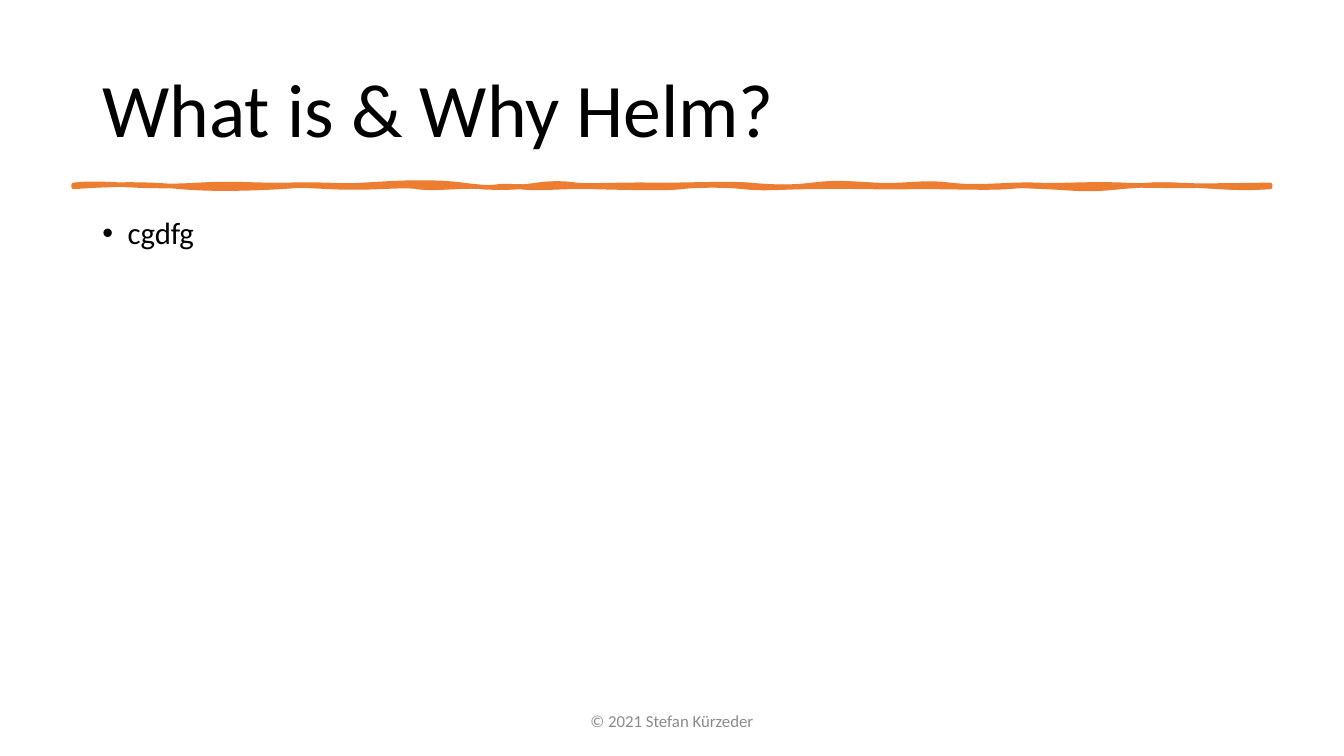
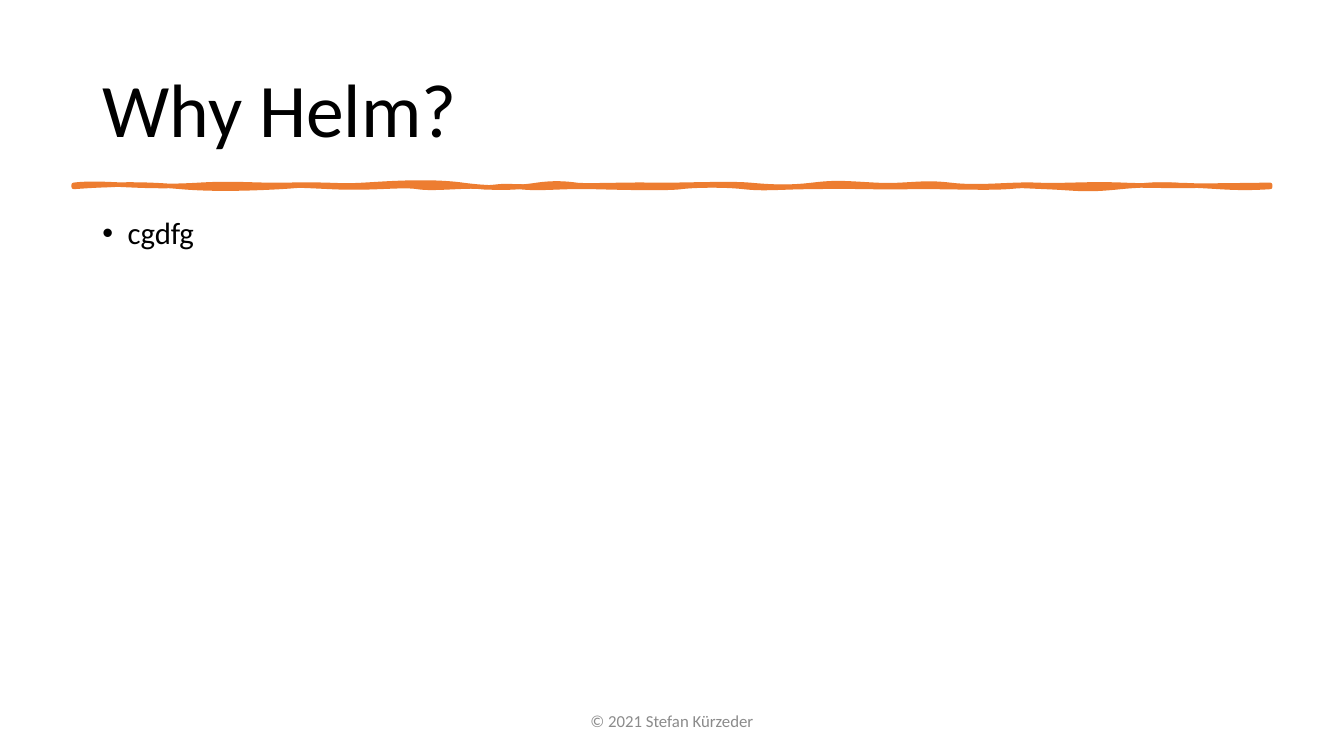
Before and after one commit to StiviiK/helm-handson, a slide deck: slide 4 of docs/Presentation-Helm.pptx (slide 3 before the commit). Drawn at 1344x756 pixels with LibreOffice and Linux fonts; fonts in the diff are those of the drawing. Boxes give left, top, right and bottom in pixels: in the first picture for what was removed or moved away, otherwise in the second. Text is boxed around its words. In the diff, an @@ line names an element or a change of style, - is before the commit and + after.

```diff
--- a/docs/Presentation-Helm.pptx
+++ b/docs/Presentation-Helm.pptx
@@ title at (102, 84, 456, 150): text changed @@
-What is & Why Helm?
+Why Helm?
```
Also in this commit, not shown: 1 other slide changed, 3 slides added, 11 other files.
